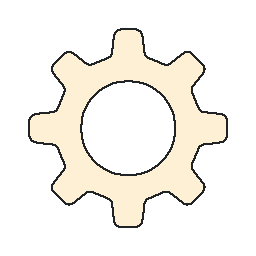
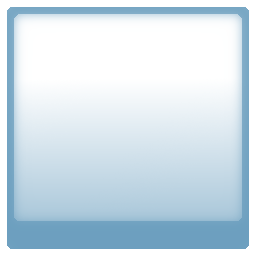
Layered file, before and after one edit (256px x 256px). Changes by layer:
hid group "Icons" (2 layers) over [28, 28, 228, 228]
showed group "Icons #1" (3 layers) over [7, 7, 249, 249]
renamed "overlay #2" to "overlay #1", moved it above "overlay copy", painted on it over [7, 78, 249, 249]
moved "overlay copy" above "overlay", painted on it over [7, 7, 249, 249]
painted on "overlay" over [7, 7, 249, 249]
